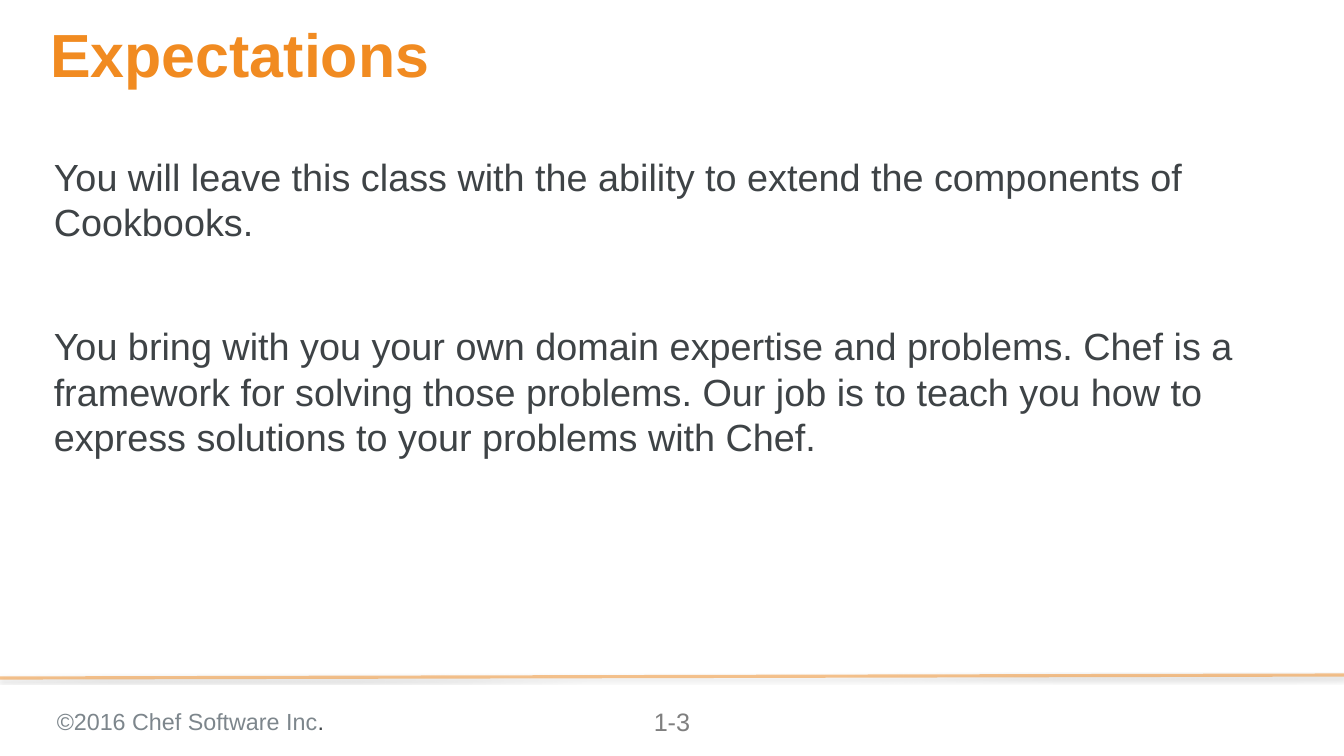
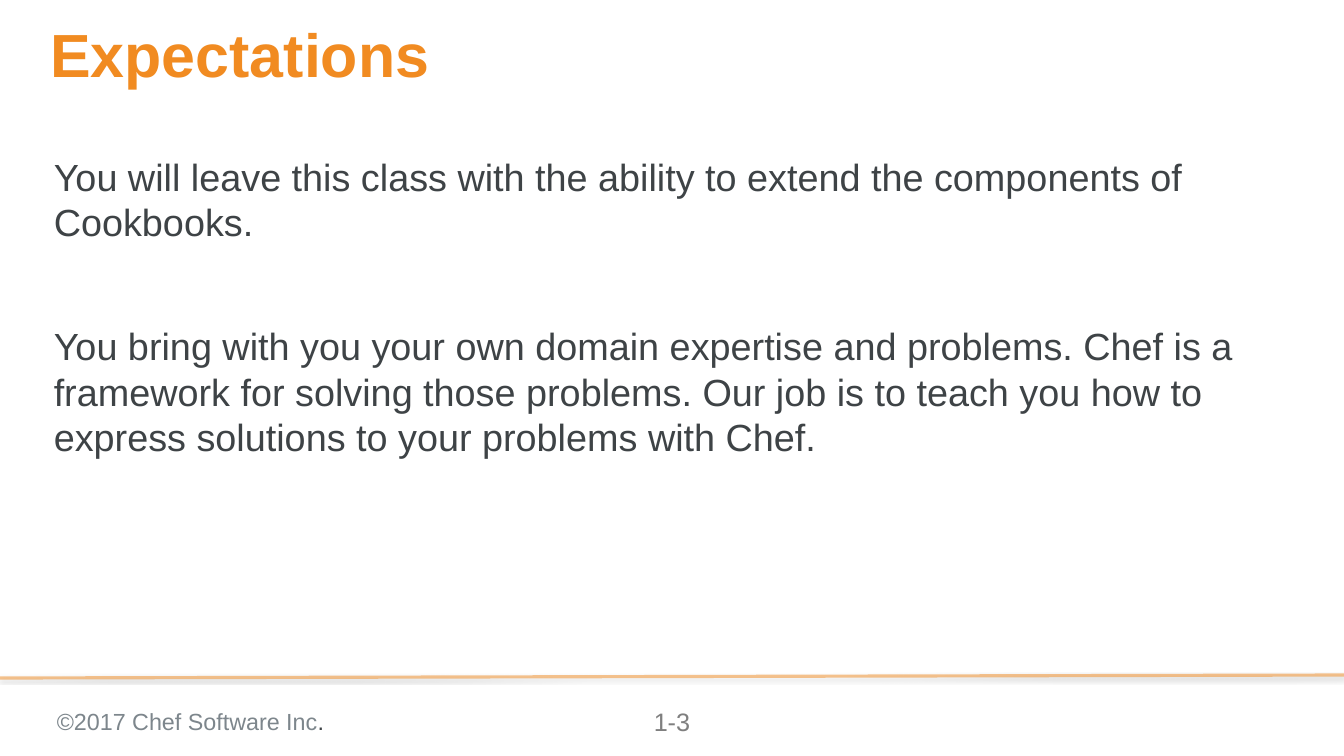
Before and after one commit to ericheiser/chef-intermediate, a slide deck: slide 3 of 01-introduction.pptx. Drawn at 1344x756 pixels with LibreOffice and Linux fonts; fonts in the diff are those of the drawing; background and template pictures are left out. Boxes give left, top, right and bottom in pixels: in the first picture for what was removed or moved away, otherwise in the second. Text is boxed around its words. In the diff, an @@ line names an element or a change of style, - is before the commit and + after.

```diff
--- a/01-introduction.pptx
+++ b/01-introduction.pptx
@@ text at bbox=[57, 713, 324, 730]: text changed @@
-©2016 Chef Software Inc.
+©2017 Chef Software Inc.
```
Also in this commit, not shown: 10 other slides changed, 4 other files.
